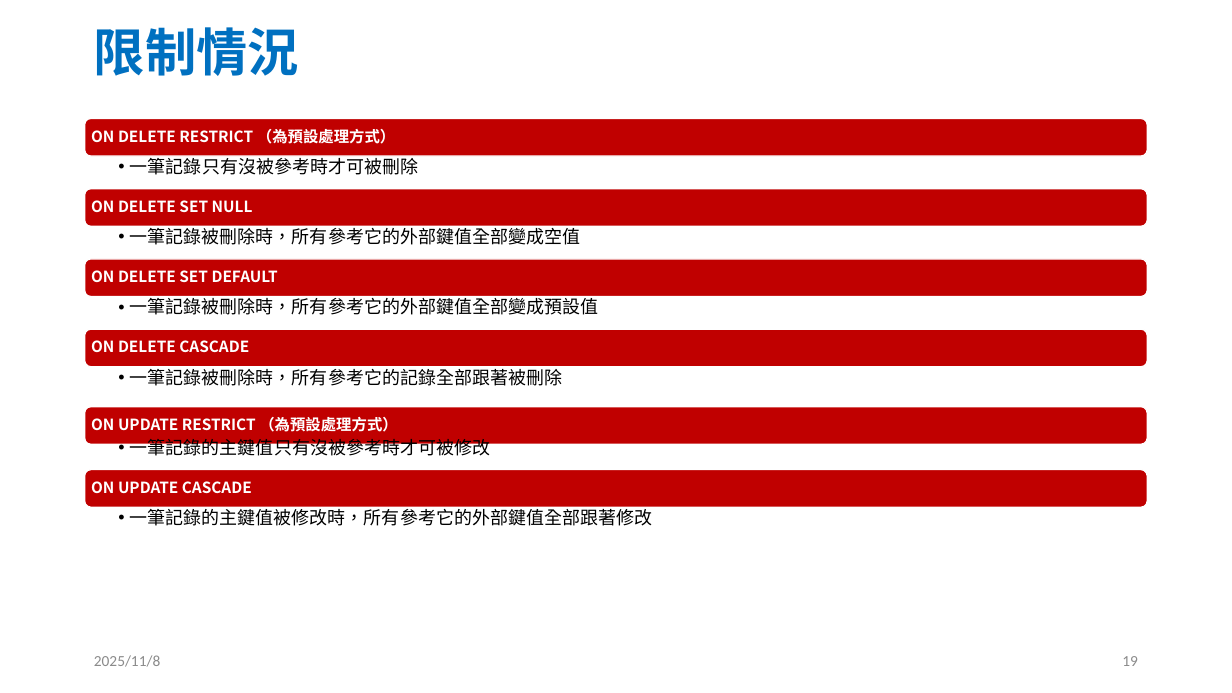
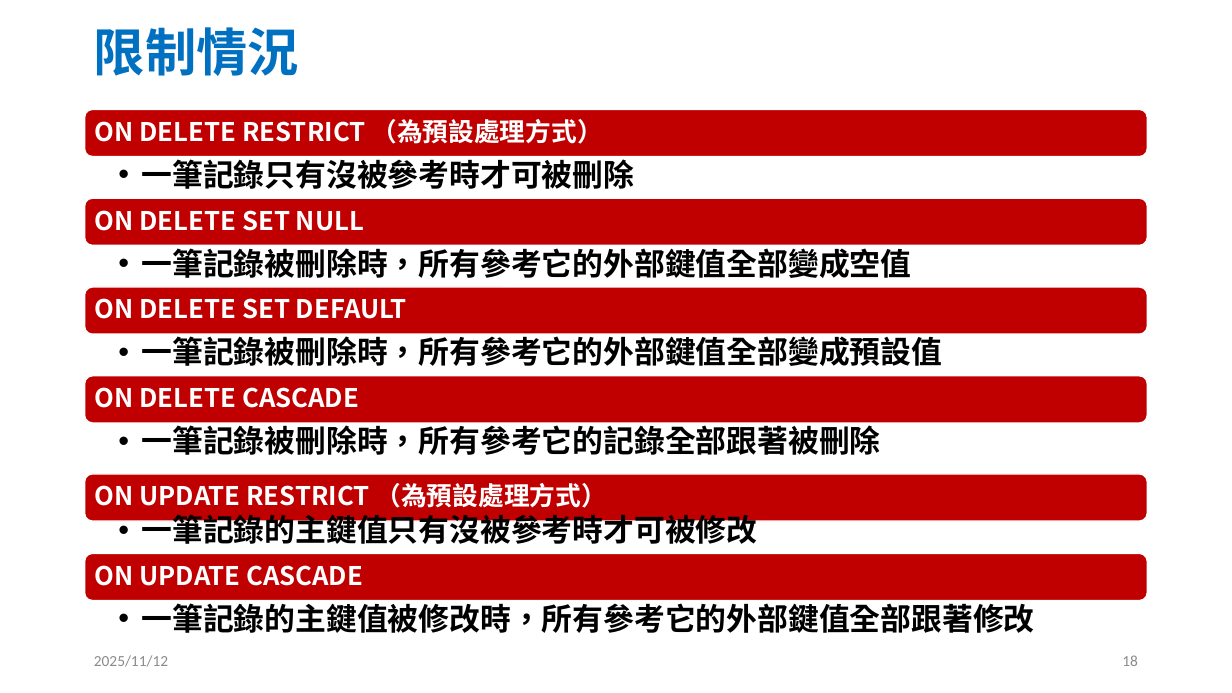
Before and after one commit to jc7qx/2025DB, a slide deck: slide 18 of slides/w10SQL1.pptx (slide 19 before the commit). Drawn at 1232x693 pixels with LibreOffice and Linux fonts; fonts in the diff are those of the drawing. Boxes give left, top, right and bottom in pixels: in the first picture for what was removed or moved away, otherwise in the second. Text is boxed around its words. In the diff, an @@ line names an element or a change of style, - is before the commit and + after.

```diff
--- a/slides/w10SQL1.pptx
+++ b/slides/w10SQL1.pptx
@@ rounded rectangle: place and size @@
-rounded rectangle at [85, 118, 1148, 156]
+rounded rectangle at [85, 109, 1148, 156]
@@ text "ON DELETE RESTRICT （為預設處理方式）": place and size @@
-text "ON DELETE RESTRICT （為預設處理方式）" at [91, 129, 395, 144]
+text "ON DELETE RESTRICT （為預設處理方式）" at [95, 119, 602, 144]
@@ rounded rectangle: place and size @@
-rounded rectangle at [85, 189, 1148, 226]
+rounded rectangle at [85, 199, 1148, 246]
@@ text "ON DELETE SET NULL": place and size @@
-text "ON DELETE SET NULL" at [91, 200, 253, 212]
+text "ON DELETE SET NULL" at [95, 210, 364, 231]
@@ text "一筆記錄被刪除時，所有參考它的外部鍵值全部變成空值": place and size @@
-text "一筆記錄被刪除時，所有參考它的外部鍵值全部變成空值" at [130, 225, 580, 245]
+text "一筆記錄被刪除時，所有參考它的外部鍵值全部變成空值" at [141, 243, 911, 278]
@@ rounded rectangle: place and size @@
-rounded rectangle at [85, 259, 1148, 297]
+rounded rectangle at [85, 287, 1148, 335]
@@ text "ON DELETE SET DEFAULT": place and size @@
-text "ON DELETE SET DEFAULT" at [91, 270, 278, 283]
+text "ON DELETE SET DEFAULT" at [95, 298, 407, 319]
@@ text "一筆記錄被刪除時，所有參考它的外部鍵值全部變成預設值": place and size @@
-text "一筆記錄被刪除時，所有參考它的外部鍵值全部變成預設值" at [130, 295, 598, 315]
+text "一筆記錄被刪除時，所有參考它的外部鍵值全部變成預設值" at [141, 332, 942, 366]
@@ rounded rectangle: place and size @@
-rounded rectangle at [85, 407, 1148, 445]
+rounded rectangle at [85, 376, 1148, 423]
@@ text "ON DELETE CASCADE": place and size @@
-text "ON DELETE CASCADE" at [91, 340, 249, 352]
+text "ON DELETE CASCADE" at [95, 387, 359, 408]
@@ text "一筆記錄被刪除時，所有參考它的記錄全部跟著被刪除": place and size @@
-text "一筆記錄被刪除時，所有參考它的記錄全部跟著被刪除" at [130, 365, 562, 386]
+text "一筆記錄被刪除時，所有參考它的記錄全部跟著被刪除" at [141, 421, 880, 455]
@@ rounded rectangle: place and size @@
-rounded rectangle at [85, 470, 1148, 507]
+rounded rectangle at [85, 474, 1148, 521]
@@ text "ON UPDATE RESTRICT （為預設處理方式）": place and size @@
-text "ON UPDATE RESTRICT （為預設處理方式）" at [91, 417, 397, 432]
+text "ON UPDATE RESTRICT （為預設處理方式）" at [95, 483, 607, 508]
@@ text "一筆記錄的主鍵值只有沒被參考時才可被修改": place and size @@
-text "一筆記錄的主鍵值只有沒被參考時才可被修改" at [130, 435, 490, 459]
+text "一筆記錄的主鍵值只有沒被參考時才可被修改" at [141, 510, 757, 550]
@@ rounded rectangle: place and size @@
-rounded rectangle at [85, 329, 1148, 367]
+rounded rectangle at [85, 554, 1148, 601]
@@ size 12 to 20 pt; more space between paragraphs in 6 elements at [95, 119, 602, 144], [95, 210, 364, 231], [95, 298, 407, 319], [95, 387, 359, 408], [95, 483, 607, 508], [95, 565, 363, 586] @@
@@ text "ON UPDATE CASCADE": place and size @@
-text "ON UPDATE CASCADE" at [91, 481, 252, 493]
+text "ON UPDATE CASCADE" at [95, 565, 363, 586]
@@ size 14 to 24 pt, bold on; indent changed; more space between paragraphs in 6 elements at [141, 154, 634, 189], [141, 243, 911, 278], [141, 332, 942, 366], [141, 421, 880, 455], [141, 510, 757, 550], [141, 598, 1034, 633] @@
@@ text "一筆記錄的主鍵值被修改時，所有參考它的外部鍵值全部跟著修改": place and size @@
-text "一筆記錄的主鍵值被修改時，所有參考它的外部鍵值全部跟著修改" at [130, 506, 652, 526]
+text "一筆記錄的主鍵值被修改時，所有參考它的外部鍵值全部跟著修改" at [141, 598, 1034, 633]
@@ text at [94, 655, 168, 667]: text changed @@
-2025/11/8
+2025/11/12
@@ page number at [1122, 655, 1138, 666]: text changed @@
-19
+18
```
Also in this commit, not shown: 53 other slides changed, 3 slides added, 1 slide removed, 8 other files.
